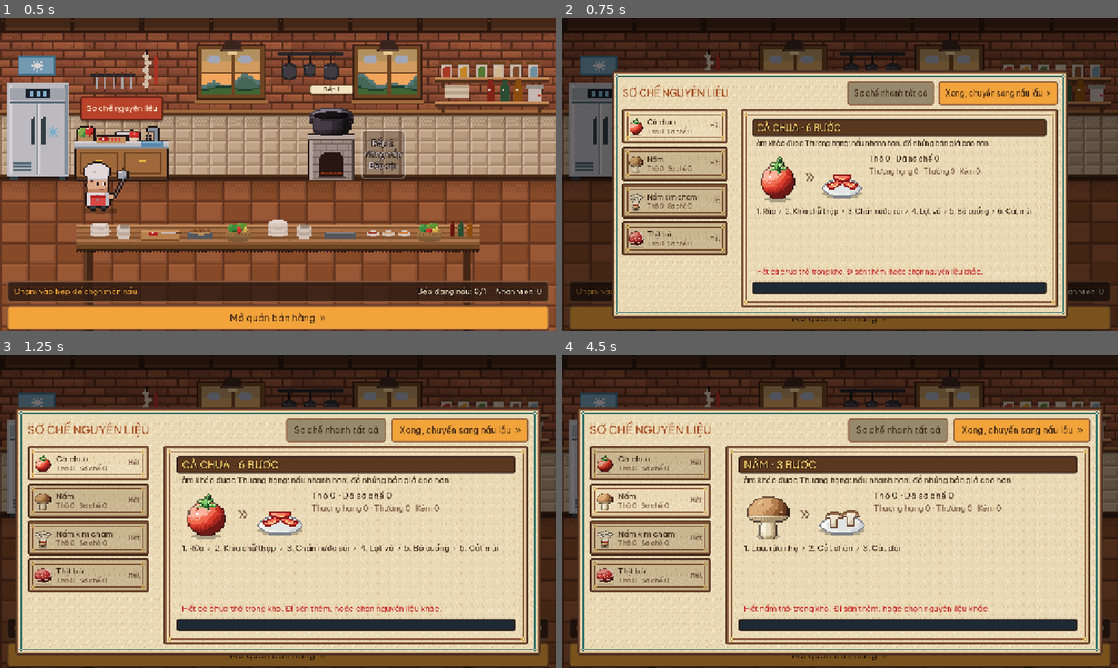
Above: before the commit, frames 1-4 (two rows, left to right).
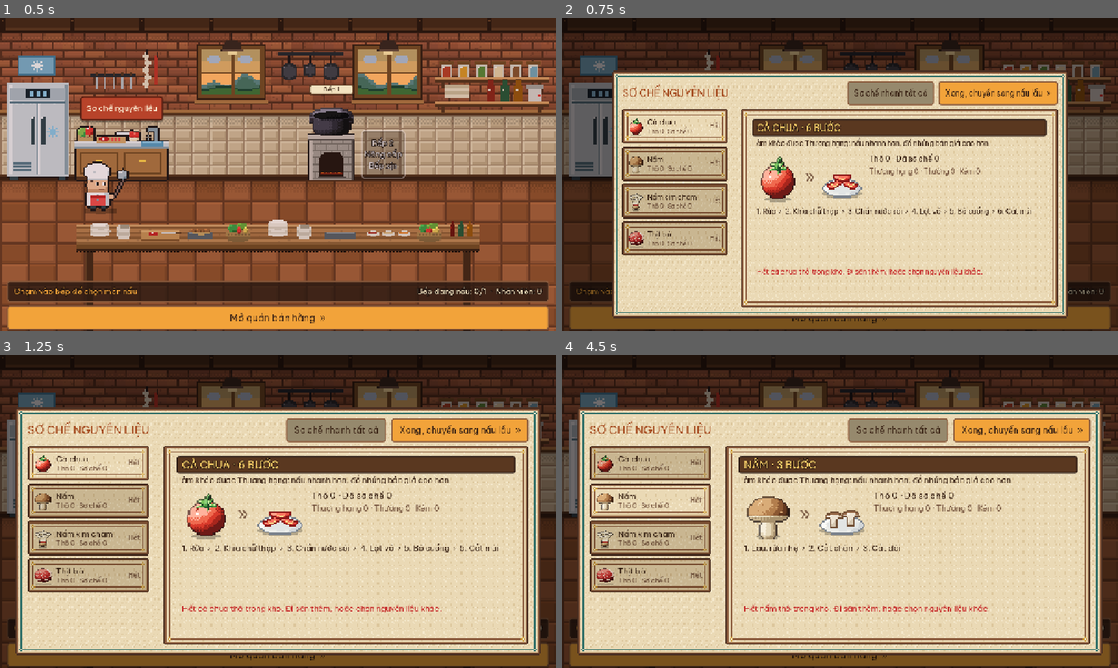
Above: after the commit, the same moments.

Repository: Znoywho/HotPot_SUNSUT
Game: Godot game, scene res://scenes/cook/cook_phase.tscn
The game is run twice, just before and just after one commit, with the same random seed, the same clock (stepped at 60 frames per second) and the same inputs. This scene is started directly instead of the project's main scene.
Inputs (mouse positions are in pixels of both pictures, inside the frame that each line leads up to):
- Up to frame 1 (0.5 s): no input
- Up to frame 2 (0.75 s): click "Sơ chế nguyên liệu" at 0.5 s
- Up to frame 3 (1.25 s): no input
- Up to frame 4 (4.5 s): click "Mở quán bán hàng »" at 1.25 s; click "Xong, chuyển sang nấu lẩu »" at 2 s; click "Sơ chế nguyên liệu" at 2.75 s; click (650, 464) at 3.52 s; click (650, 502) at 4.27 s

Frame 1 is identical in both runs. In frame 2, 2.0% of the frame differs, in the area x 34-88%, y 84-89%; in frame 3, 2.3%, in the area x 31-93%, y 84-89%; in frame 4, 2.3%.

Commit message:
[Cần Tuấn xem] Sơ chế: thay thanh tiến độ có chữ bằng đồng hồ chất lượng (mỗi bước một ô đổi màu, chất lượng đang đạt đổi màu bên phải)

Diff:
--- a/scenes/cook/prep_panel.gd
+++ b/scenes/cook/prep_panel.gd
@@ -21,7 +21,8 @@
 	"skewer": preload("res://scenes/cook/prep_actions/skewer.gd"),
 }
 const PANEL_SIZE := Vector2(1210, 570) ## Vừa danh sách + vùng chơi 780x300 với lề >= viền khung (24 px).
-const BAR_HEIGHT := 28.0 ## Đủ cao để chữ 18px nằm trong thanh tiến độ.
+const QUALITY_COLORS := [HuntUI.BAD, HuntUI.INK, HuntUI.GOLDEN_INK] ## Màu chữ chất lượng Kém / Thường / Thượng hạng.
+const QUICK_PIPS := 10 ## Số ô sáng dần khi sơ chế nhanh.
 const HUD_SHIFT := 46.0 ## Dời khung xuống dưới thanh HUD.
 const LIST_W := 300.0
 const GRADE_TEXT := ["HỎNG!", "ỔN", "HOÀN HẢO!"]
@@ -40,8 +41,7 @@
 var _selected := ""
 var _title: Label
 var _hint: Label
-var _status: Label
-var _bar: ProgressBar
+var _meter: QualityMeter ## Đồng hồ chất lượng dưới vùng chơi (thay thanh tiến độ).
 var _quick: Button
 var _busy := false ## Đang sơ chế nhanh.
 # Lượt sơ chế đang chơi.
@@ -148,30 +148,8 @@
 	_host = Control.new()
 	_host.custom_minimum_size = PrepAction.AREA
 	gbox.add_child(_host)
-	_bar = ProgressBar.new()
-	_bar.show_percentage = false
-	var bar_bg := StyleBoxFlat.new()
-	bar_bg.bg_color = Color("1e2a33")
-	bar_bg.border_color = Color("2b1a14")
-	bar_bg.set_border_width_all(3)
-	bar_bg.set_corner_radius_all(4)
-	var bar_fill := StyleBoxFlat.new()
-	bar_fill.bg_color = Color("3d9be9")
-	bar_fill.border_color = Color("a6d8ff")
-	bar_fill.border_width_top = 3
-	bar_fill.set_corner_radius_all(3)
-	for side in [SIDE_LEFT, SIDE_TOP, SIDE_RIGHT, SIDE_BOTTOM]:
-		bar_fill.set_expand_margin(side, -3)
-	_bar.add_theme_stylebox_override("background", bar_bg)
-	_bar.add_theme_stylebox_override("fill", bar_fill)
-	_bar.max_value = 1.0
-	_bar.custom_minimum_size = Vector2(0, BAR_HEIGHT)
-	gbox.add_child(_bar) # Thanh rộng bằng vùng chơi, số Hoàn hảo/Ổn/Hỏng nằm gọn trong thanh.
-	_status = HuntUI.outlined_label("", 18, Color("fbe9d0"))
-	_status.set_anchors_and_offsets_preset(PRESET_FULL_RECT)
-	_status.horizontal_alignment = HORIZONTAL_ALIGNMENT_CENTER
-	_status.vertical_alignment = VERTICAL_ALIGNMENT_CENTER
-	_bar.add_child(_status)
+	_meter = QualityMeter.new()
+	gbox.add_child(_meter) # Rộng bằng vùng chơi; mỗi bước một ô đổi màu theo điểm, chất lượng đang đạt ở bên phải.
 
 	_collect_ids()
 	_rebuild_list()
@@ -382,8 +360,7 @@
 	_abort_session()
 	_selected = id
 	_refresh_buttons()
-	_bar.value = 0.0
-	_status.text = ""
+	_meter.setup(0)
 	if id == "":
 		_title.text = "SƠ CHẾ NGUYÊN LIỆU"
 		_hint.text = ""
@@ -455,6 +432,7 @@
 	_selected = id
 	_refresh_buttons()
 	_grades.clear()
+	_meter.setup(_recipe.steps.size())
 	_step_i = 0
 	_carry = null
 	_clear_view()
@@ -487,11 +465,25 @@
 	return d
 
 
+## Sau mỗi bước: ô của bước đó đổi màu theo điểm, chữ bên phải cho biết chất lượng đang đạt.
 func _update_progress() -> void:
 	if _recipe == null:
 		return
-	_bar.value = float(_grades.size()) / float(_recipe.steps.size())
-	_status.text = "Hoàn hảo %d · Ổn %d · Hỏng %d" % [_grades.count(2), _grades.count(1), _grades.count(0)]
+	if not _grades.is_empty():
+		_meter.set_grade(_grades.size() - 1, _grades[_grades.size() - 1])
+	_show_running_quality()
+
+
+## Chất lượng nếu dừng ngay bây giờ: trung bình điểm các bước đã làm; đủ bước Hỏng thì báo hỏng nặng.
+func _show_running_quality() -> void:
+	if _grades.count(0) >= cfg.ruin_fails:
+		_meter.set_verdict("Hỏng nặng!", HuntUI.BAD)
+		return
+	var total := 0
+	for g in _grades:
+		total += g
+	var q := cfg.quality_of(float(total) / maxf(1.0, _grades.size()))
+	_meter.set_verdict("Đang đạt: %s" % str(GameState.QUALITY_NAMES[q]), QUALITY_COLORS[q])
 
 
 func _on_step_finished(score: int) -> void:
@@ -533,22 +525,22 @@
 	if fails >= cfg.ruin_fails:
 		var lost := GameState.ruin_items(id, units)
 		_title.text = "HỎNG NẶNG!"
+		_meter.set_verdict("Hỏng nặng!", HuntUI.BAD)
 		_hint.text = "Hỏng %d bước: mất %d phần %s." % [fails, lost, GameState.item_display_name(id).to_lower()]
 		v.add_child(_center_label("Hỏng nặng, mất %d phần" % lost, 34, HuntUI.BAD))
 	else:
 		var q := cfg.quality_of(avg)
 		var n := GameState.prep_items(id, units, q)
 		_title.text = "SƠ CHẾ XONG: %s" % str(GameState.QUALITY_NAMES[q]).to_upper()
-		_hint.text = _effect_text(q) # Số Hoàn hảo/Ổn/Hỏng đã hiện trong thanh tiến độ.
+		_meter.set_verdict("Kết quả: %s" % str(GameState.QUALITY_NAMES[q]), QUALITY_COLORS[q])
+		_hint.text = _effect_text(q) # Các ô màu ở đồng hồ chất lượng cho thấy từng bước làm tốt hay hỏng.
 		var pic := HuntUI.texture_rect(HuntUI.prepped_texture(id), 96)
 		pic.size_flags_horizontal = SIZE_SHRINK_CENTER
 		v.add_child(pic) # Icon đồ đã sơ chế (bày trên đĩa).
 		v.add_child(_center_label("+%d %s" % [n, GameState.item_display_name(id).to_lower()], 26, HuntUI.INK))
-		v.add_child(_center_label(str(GameState.QUALITY_NAMES[q]), 40, [HuntUI.BAD, HuntUI.INK, HuntUI.GOLDEN_INK][q]))
+		v.add_child(_center_label(str(GameState.QUALITY_NAMES[q]), 40, QUALITY_COLORS[q]))
 		prepped.emit(id)
 	_recipe = null
-	_bar.value = 1.0
-	_status.text = "Hoàn hảo %d · Ổn %d · Hỏng %d" % [_grades.count(2), _grades.count(1), fails]
 	_refresh_buttons()
 	var row := HBoxContainer.new()
 	row.alignment = BoxContainer.ALIGNMENT_CENTER
@@ -613,13 +605,12 @@
 	var quality_name := str(GameState.QUALITY_NAMES[cfg.quick_quality])
 	_title.text = "SƠ CHẾ NHANH TẤT CẢ"
 	_hint.text = "Làm vội cả kho %d phần, chất lượng %s." % [total, quality_name.to_lower()]
-	_status.text = ""
 	var v := _new_view()
 	v.alignment = BoxContainer.ALIGNMENT_CENTER
 	v.add_child(_center_label("Đang sơ chế nhanh %d phần..." % total, 26, HuntUI.INK))
-	_bar.value = 0.0
+	_meter.setup(QUICK_PIPS)
 	var t := create_tween()
-	t.tween_property(_bar, "value", 1.0, secs)
+	t.tween_method(func(ratio: float) -> void: _meter.light_up(ratio, cfg.quick_quality), 0.0, 1.0, secs)
 	t.tween_callback(_quick_done.bind(quality_name))
 
 
@@ -628,6 +619,7 @@
 	for id in _ids:
 		done += GameState.prep_items(id, GameState.get_item_count(id), cfg.quick_quality)
 	_busy = false
+	_meter.set_verdict(quality_name, QUALITY_COLORS[cfg.quick_quality])
 	_title.text = "SƠ CHẾ NHANH XONG"
 	_hint.text = _effect_text(cfg.quick_quality)
 	var v := _new_view()
--- /dev/null
+++ b/scenes/cook/quality_meter.gd
@@ -0,0 +1,89 @@
+class_name QualityMeter
+extends HBoxContainer
+## Đồng hồ chất lượng của bảng Sơ chế, thay cho thanh tiến độ có chữ:
+## mỗi bước là một ô; chấm xong ô đổi màu theo điểm (Hỏng đỏ / Ổn cam / Hoàn hảo vàng) và nảy lên một cái.
+## Bên phải là chất lượng đang đạt, đổi màu theo (Kém / Thường / Thượng hạng) để người chơi thấy mình làm tốt tới đâu.
+## Sơ chế nhanh dùng light_up() để các ô sáng dần theo thời gian.
+
+const PIP_HEIGHT := 30.0
+const PIP_GAP := 6
+const VERDICT_WIDTH := 220.0
+const PENDING := {"fill": Color("d9c7a5"), "border": Color("a98a63")}
+## Theo điểm bước: 0 Hỏng, 1 Ổn, 2 Hoàn hảo.
+const GRADE_STYLE := [
+	{"fill": Color("e0483f"), "border": Color("7a1712")},
+	{"fill": Color("f2a33a"), "border": Color("8a5a3c")},
+	{"fill": Color("ffd54f"), "border": Color("a3461a")},
+]
+
+var _pips: Array[Panel] = []
+var _row: HBoxContainer
+var _verdict: Label
+
+
+## Dựng khung: hàng ô bên trái chiếm hết chỗ, chữ chất lượng bên phải.
+func _init() -> void:
+	add_theme_constant_override("separation", 14)
+	custom_minimum_size = Vector2(0, PIP_HEIGHT + 4.0)
+	_row = HBoxContainer.new()
+	_row.add_theme_constant_override("separation", PIP_GAP)
+	_row.size_flags_horizontal = SIZE_EXPAND_FILL
+	add_child(_row)
+	_verdict = HuntUI.label("", 22, HuntUI.INK)
+	_verdict.custom_minimum_size = Vector2(VERDICT_WIDTH, 0)
+	_verdict.horizontal_alignment = HORIZONTAL_ALIGNMENT_RIGHT
+	_verdict.vertical_alignment = VERTICAL_ALIGNMENT_CENTER
+	add_child(_verdict)
+
+
+## Xoá hết ô cũ, dựng `step_count` ô trống (0 thì để trống hẳn, bảng vẫn giữ nguyên chiều cao).
+func setup(step_count: int) -> void:
+	for pip in _pips:
+		pip.queue_free()
+	_pips.clear()
+	set_verdict("", HuntUI.INK)
+	for i in step_count:
+		var pip := Panel.new()
+		pip.custom_minimum_size = Vector2(0, PIP_HEIGHT)
+		pip.size_flags_horizontal = SIZE_EXPAND_FILL
+		pip.size_flags_vertical = SIZE_SHRINK_CENTER
+		pip.add_theme_stylebox_override("panel", _pip_style(PENDING))
+		_row.add_child(pip)
+		_pips.append(pip)
+
+
+## Ô số `index` chấm xong với điểm `grade` (0 Hỏng / 1 Ổn / 2 Hoàn hảo): đổi màu và nảy lên.
+func set_grade(index: int, grade: int) -> void:
+	if index < 0 or index >= _pips.size():
+		return
+	var pip := _pips[index]
+	pip.add_theme_stylebox_override("panel", _pip_style(GRADE_STYLE[clampi(grade, 0, 2)]))
+	pip.pivot_offset = pip.size / 2.0
+	var t := pip.create_tween()
+	t.tween_property(pip, "scale", Vector2(1.18, 1.35), 0.09)
+	t.tween_property(pip, "scale", Vector2.ONE, 0.16).set_trans(Tween.TRANS_BACK).set_ease(Tween.EASE_OUT)
+
+
+## Chữ chất lượng bên phải (rỗng thì ẩn).
+func set_verdict(text: String, color: Color) -> void:
+	_verdict.text = text
+	_verdict.add_theme_color_override("font_color", color)
+
+
+## Sáng `ratio` (0..1) số ô bằng màu của `grade`, dùng cho sơ chế nhanh.
+func light_up(ratio: float, grade: int) -> void:
+	var lit := int(floor(clampf(ratio, 0.0, 1.0) * _pips.size() + 0.0001))
+	for i in _pips.size():
+		var style: Dictionary = GRADE_STYLE[clampi(grade, 0, 2)] if i < lit else PENDING
+		_pips[i].add_theme_stylebox_override("panel", _pip_style(style))
+
+
+## Ô bo góc nhẹ, viền đậm hơn màu ô, nửa trên sáng hơn một chút cho có khối.
+func _pip_style(colors: Dictionary) -> StyleBoxFlat:
+	var s := StyleBoxFlat.new()
+	s.bg_color = colors["fill"]
+	s.border_color = colors["border"]
+	s.set_border_width_all(3)
+	s.border_width_bottom = 5
+	s.set_corner_radius_all(5)
+	return s
Not shown, added: scenes/cook/quality_meter.gd.uid
